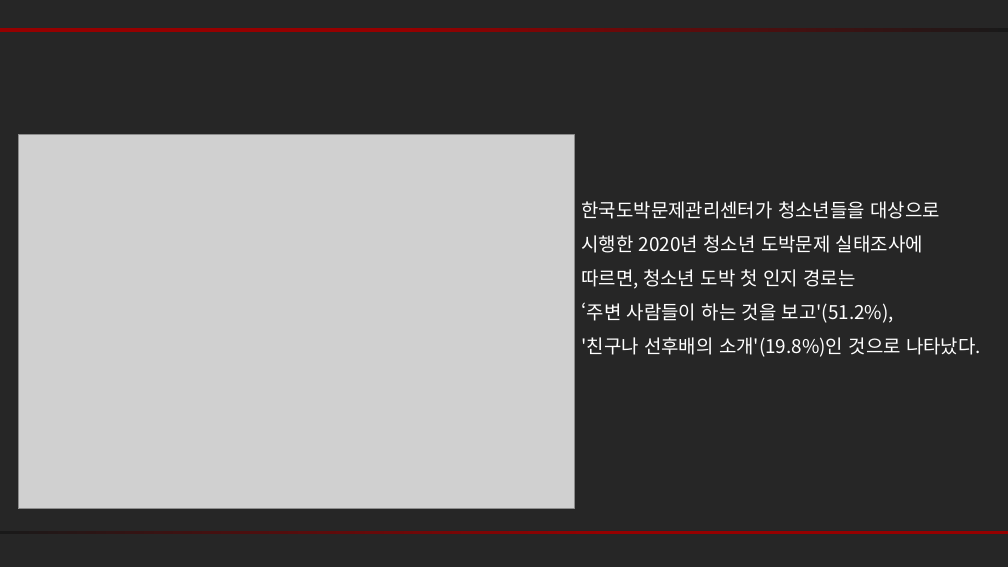
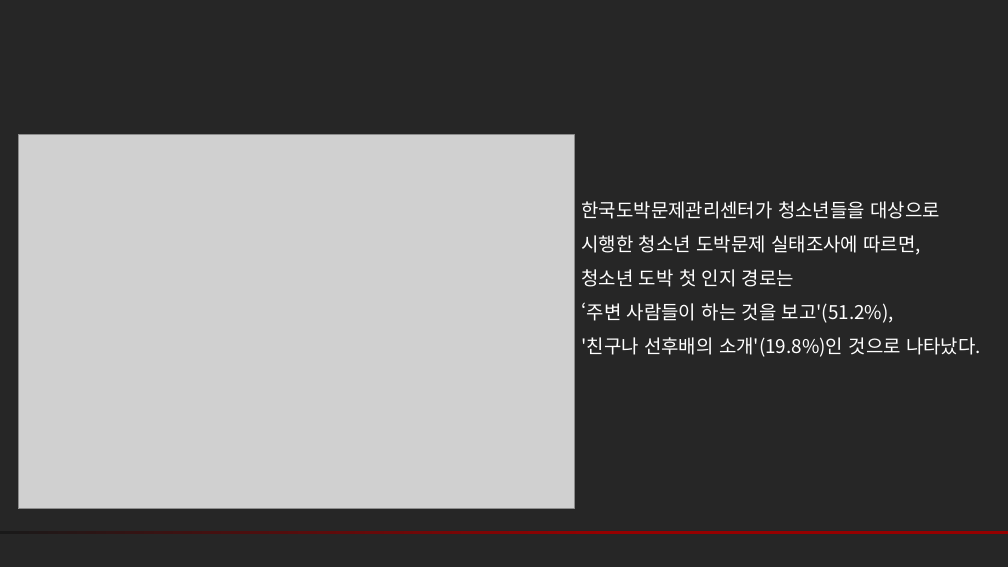
Before and after one commit to kyunakim/crawling-project, a slide deck: slide 13 of 청소년도박_PPT.pptx (slide 8 before the commit). Drawn at 1008x567 pixels with LibreOffice and Linux fonts; fonts in the diff are those of the drawing; grey boxes stand for pictures. Boxes give left, top, right and bottom in pixels: in the first picture for what was removed or moved away, otherwise in the second. Text is boxed around its words. In the diff, an @@ line names an element or a change of style, - is before the commit and + after.

```diff
--- a/청소년도박_PPT.pptx
+++ b/청소년도박_PPT.pptx
@@ rectangle removed at (0, 28, 1008, 32) @@
@@ text at (581, 235, 920, 287): text changed @@
-시행한 2020년 청소년 도박문제 실태조사에
-따르면, 청소년 도박 첫 인지 경로는
+시행한 청소년 도박문제 실태조사에 따르면,
+청소년 도박 첫 인지 경로는
```
Also in this commit, not shown: 7 other slides changed, 14 slides added, 2 slides removed.
